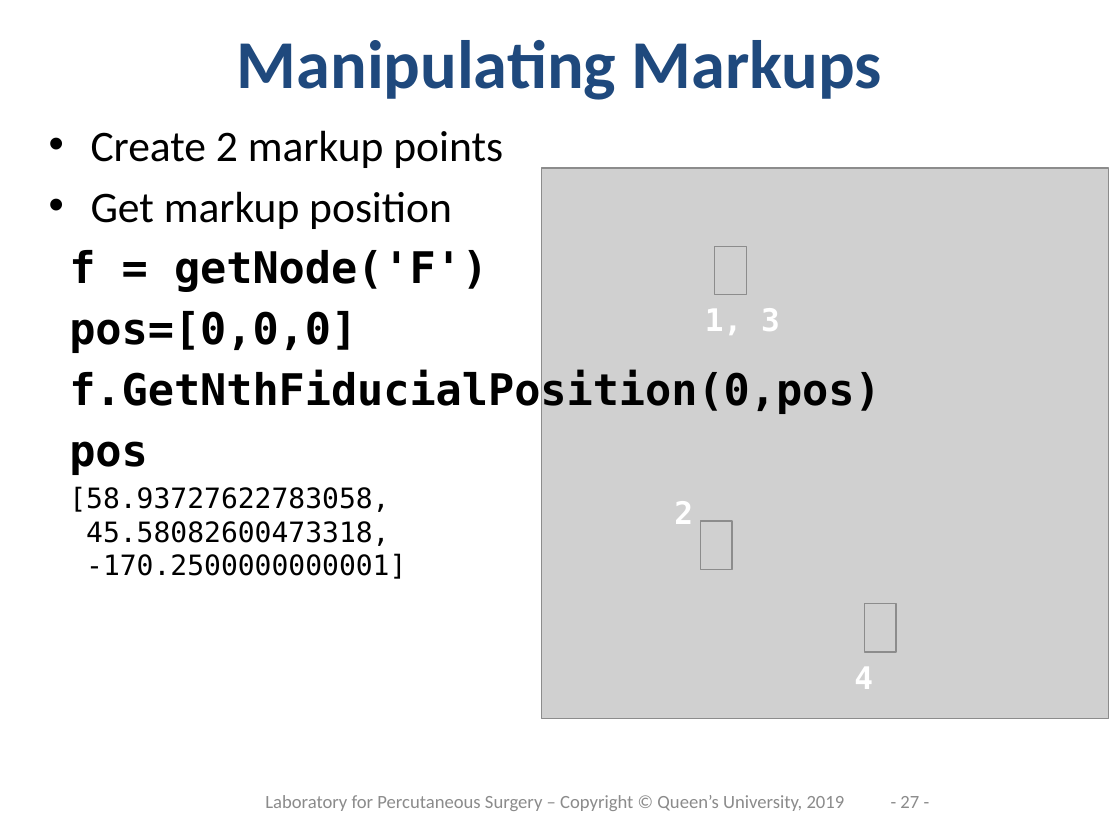
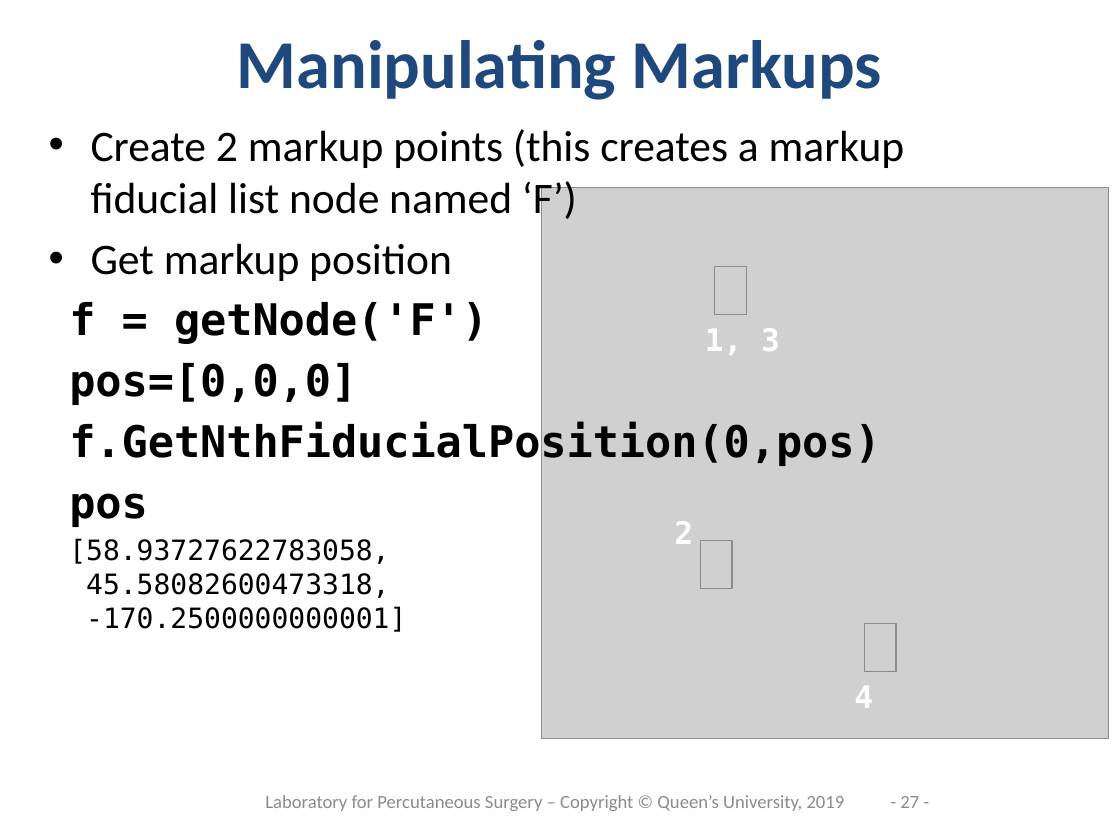
Before and after one commit to PerkLab/PerkLabBootcamp, a slide deck: slide 27 of Doc/day3_2_SlicerProgramming.pptx. Drawn at 1120x840 pixels with LibreOffice and Linux fonts; fonts in the diff are those of the drawing; grey boxes stand for pictures; background and template pictures are left out. Boxes give left, top, right and bottom in pixels: in the first picture for what was removed or moved away, otherwise in the second. Text is boxed around its words. In the diff, an @@ line names an element or a change of style, - is before the commit and + after.

```diff
--- a/Doc/day3_2_SlicerProgramming.pptx
+++ b/Doc/day3_2_SlicerProgramming.pptx
@@ text at [91, 129, 905, 224]: text changed @@
-• Create 2 markup points
+• Create 2 markup points (this creates a markup fiducial list node named ‘F’)
@@ 4 pictures, 3 texts: place and size @@
-4 pictures, 3 texts at [541, 168, 1109, 719]
+4 pictures, 3 texts at [541, 188, 1109, 739]
```
Also in this commit, not shown: 1 other slide changed.
